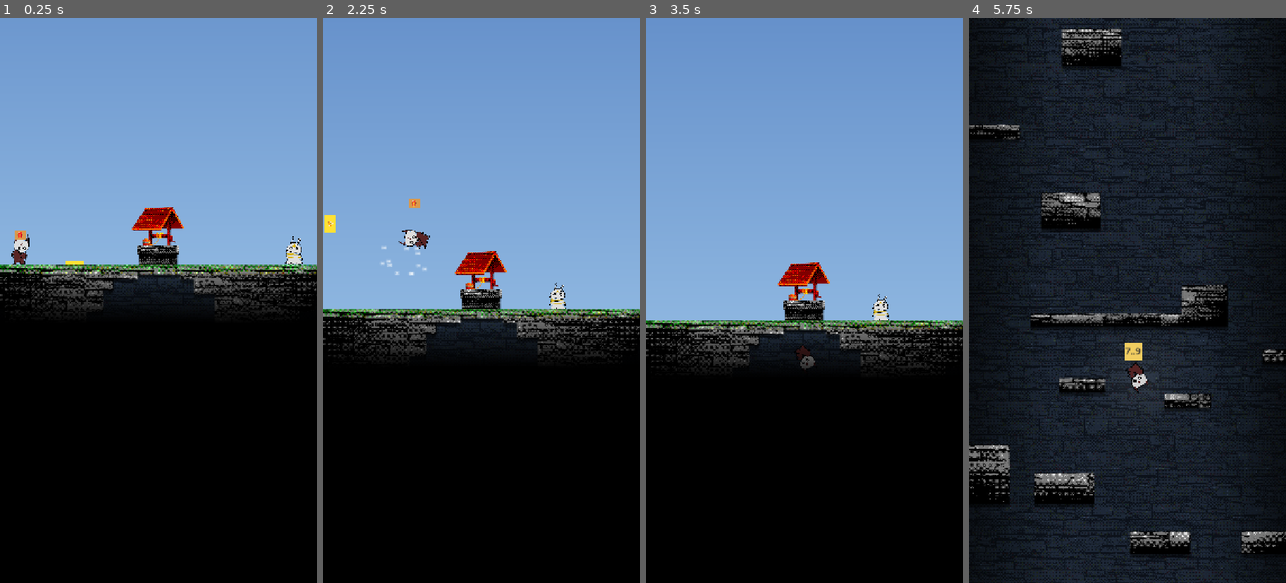
Above: before the commit, frames 1-4 (left to right).
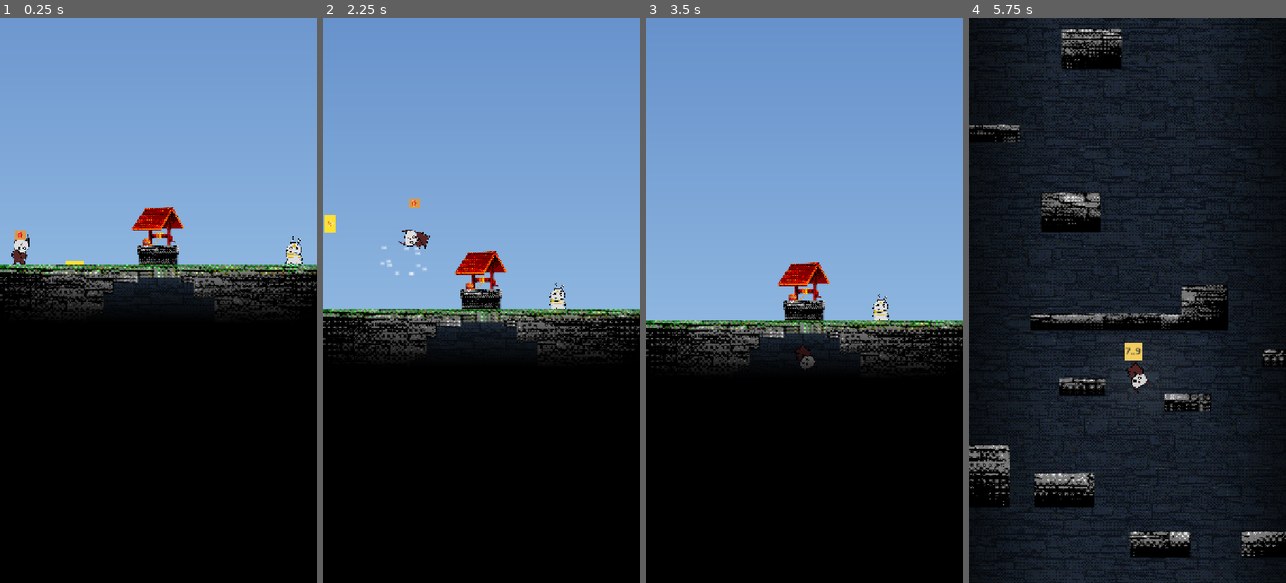
Above: after the commit, the same moments.

Repository: gimigkk/agustus-13
Game: Godot game, scene res://scenes/levels/test_level.tscn
Same seed, same stepped clock (60 frames per second), same inputs: the game is played once before the commit and once after it.
Inputs (mouse positions are in pixels of both pictures, inside the frame that each line leads up to):
- Up to frame 1 (0.25 s): no input
- Up to frame 2 (2.25 s): tap Enter at 0.5 s; move the mouse to (551, 272) at 0.52 s; hold Right (move_right) 0.53-2.03 s; tap Space (jump) at 0.77, 1.52 s; move the mouse to (418, 328) at 1.27 s; move the mouse to (513, 176) at 2.02 s; hold Left (move_left) from 2.03 s (still down)
- Up to frame 3 (3.5 s): move the mouse to (788, 413) at 2.77 s; release Left (move_left) at 2.78 s; hold Right (move_right) from 2.78 s (still down); tap Space (jump) at 3.02 s
- Up to frame 4 (5.75 s): move the mouse to (1222, 385) at 3.52 s; tap Space (jump) at 3.77, 4.52 s; move the mouse to (1032, 215) at 4.27 s; release Right (move_right) at 4.28 s; hold Left (move_left) 4.28-5.03 s; move the mouse to (1143, 300) at 5.02 s; hold Right (move_right) from 5.03 s (still down)

The runs differ from the first frame. In frame 1, 0.1% of the frame differs, in the area x 32-68%, y 45-50%; in frame 2, 0.2%; in frame 3, 0.2%; in frame 4, 0.4%, in the area x 8-100%, y 2-96%.

Commit message:
feat(level): add 2D Gaussian blur shader to platform drop shadow layer

Diff:
--- a/scenes/levels/test_level.tscn
+++ b/scenes/levels/test_level.tscn
@@ -23,6 +23,12 @@
 [ext_resource type="Texture2D" uid="uid://bov1ds1g8loll" path="res://assets/level/slices/platform_slice_4.png" id="20_plat4"]
 [ext_resource type="Texture2D" uid="uid://li1tnfeipobi" path="res://assets/level/well.png" id="21_well"]
 [ext_resource type="Script" uid="uid://c0f1n1lkudo0q" path="res://scripts/visibility_culler.gd" id="22_cullscript"]
+[ext_resource type="Shader" path="res://shaders/drop_shadow_blur.gdshader" id="23_shadowshader"]
+
+[sub_resource type="ShaderMaterial" id="ShaderMaterial_shadow"]
+shader = ExtResource("23_shadowshader")
+shader_parameter/blur_amount = 3.5
+shader_parameter/shadow_opacity = 0.4
 
 [sub_resource type="Gradient" id="Gradient_sky"]
 colors = PackedColorArray(0.22, 0.4, 0.7, 1, 0.69, 0.84, 0.95, 1)
@@ -84,8 +90,8 @@
 
 [node name="PlatformShadowLayer" type="Node2D" parent="."]
 z_index = 7
+material = SubResource("ShaderMaterial_shadow")
 position = Vector2(0, 14.415)
-modulate = Color(0, 0, 0, 0.45)
 script = ExtResource("22_cullscript")
 
 [node name="Plat0" type="Sprite2D" parent="PlatformShadowLayer"]
--- /dev/null
+++ b/shaders/drop_shadow_blur.gdshader
@@ -0,0 +1,24 @@
+shader_type canvas_item;
+
+uniform float blur_amount : hint_range(0.0, 10.0) = 3.5;
+uniform float shadow_opacity : hint_range(0.0, 1.0) = 0.40;
+
+void fragment() {
+	vec2 ps = TEXTURE_PIXEL_SIZE * blur_amount;
+
+	// 9-sample 2D Gaussian Kernel Blur
+	float alpha = 0.0;
+	alpha += texture(TEXTURE, UV + vec2(-ps.x, -ps.y)).a * 0.0625;
+	alpha += texture(TEXTURE, UV + vec2( 0.0,  -ps.y)).a * 0.1250;
+	alpha += texture(TEXTURE, UV + vec2( ps.x, -ps.y)).a * 0.0625;
+
+	alpha += texture(TEXTURE, UV + vec2(-ps.x,  0.0)).a  * 0.1250;
+	alpha += texture(TEXTURE, UV + vec2( 0.0,   0.0)).a  * 0.2500;
+	alpha += texture(TEXTURE, UV + vec2( ps.x,  0.0)).a  * 0.1250;
+
+	alpha += texture(TEXTURE, UV + vec2(-ps.x,  ps.y)).a * 0.0625;
+	alpha += texture(TEXTURE, UV + vec2( 0.0,   ps.y)).a * 0.1250;
+	alpha += texture(TEXTURE, UV + vec2( ps.x,  ps.y)).a * 0.0625;
+
+	COLOR = vec4(0.0, 0.0, 0.0, alpha * shadow_opacity);
+}
